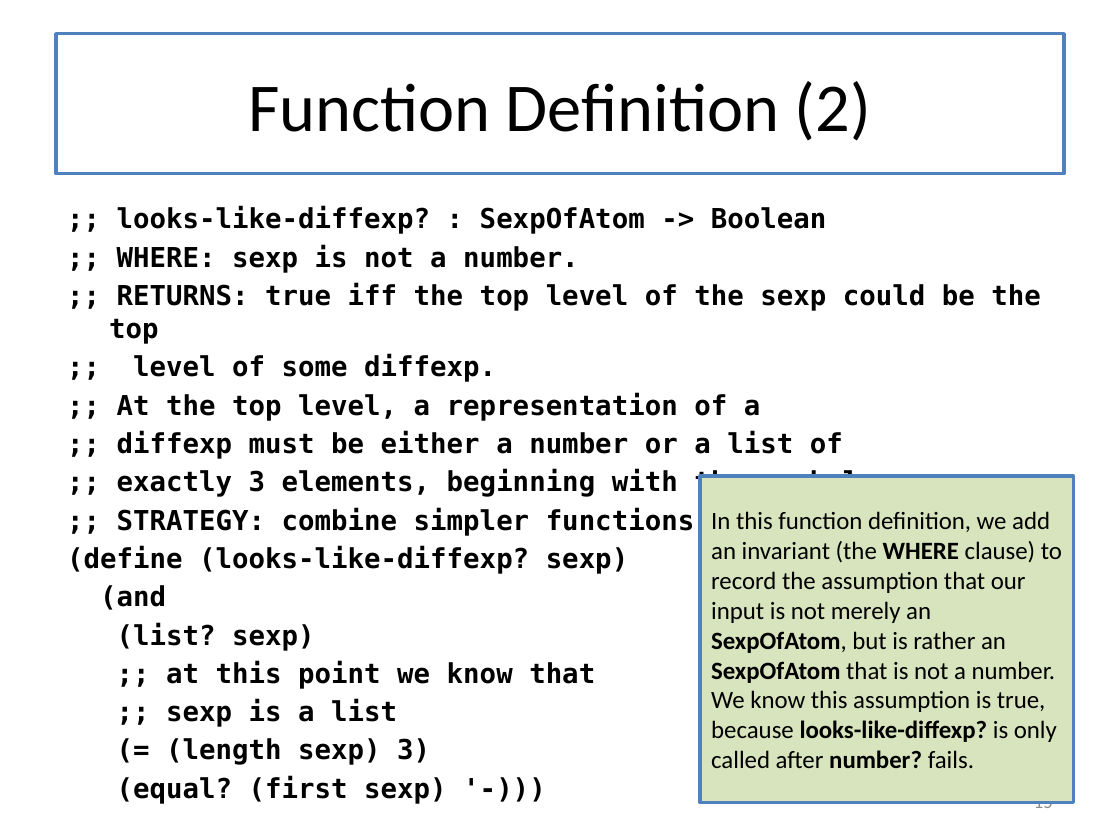
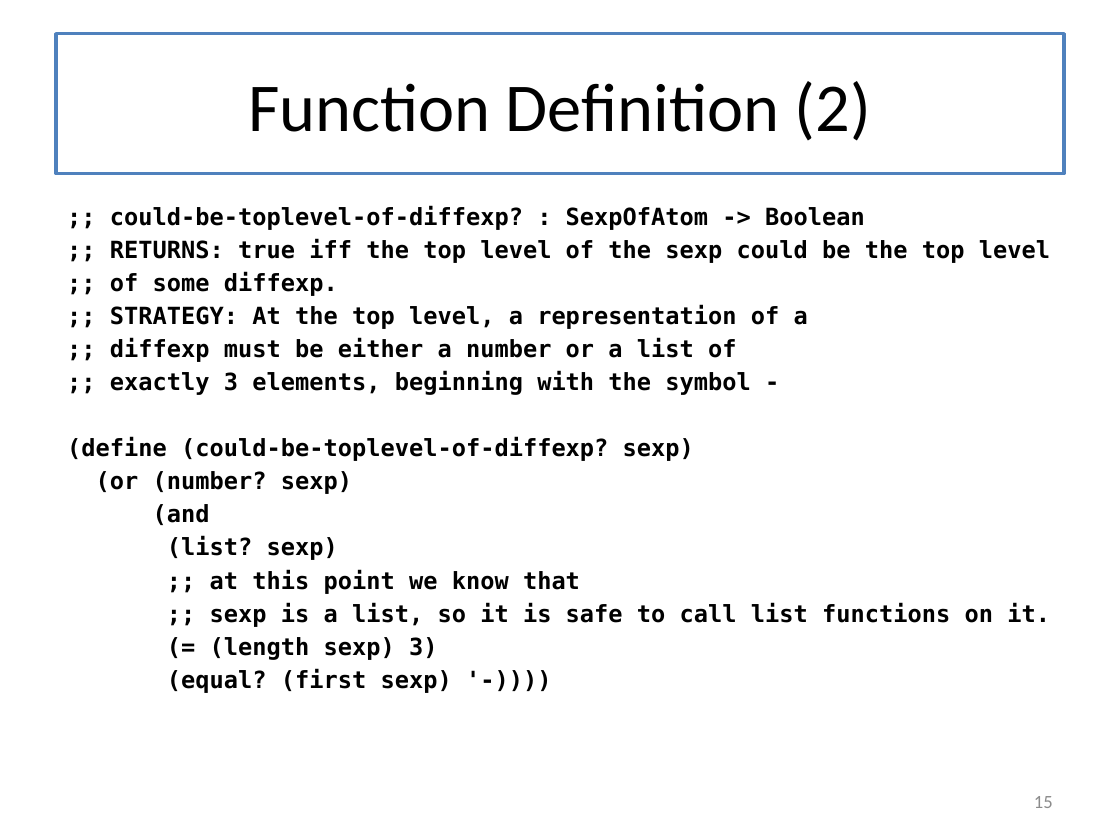
Before and after one commit to mwand/cs5010f16, a slide deck: slide 15 of Slides/Lesson 8.1 Introducing General Recursion.pptx. Drawn at 1120x840 pixels with LibreOffice and Linux fonts; fonts in the diff are those of the drawing. Boxes give left, top, right and bottom in pixels: in the first picture for what was removed or moved away, otherwise in the second. Text is boxed around its words. In the diff, an @@ line names an element or a change of style, - is before the commit and + after.

```diff
--- a/Slides/Lesson 8.1 Introducing General Recursion.pptx
+++ b/Slides/Lesson 8.1 Introducing General Recursion.pptx
@@ text at <box>110,205,1050,329</box>: text changed; size 17.6 to 15.2 pt @@
-;; looks-like-diffexp? : SexpOfAtom -> Boolean
-;; WHERE: sexp is not a number.
-;; RETURNS: true iff the top level of the sexp could be the top
-;; level of some diffexp.
-;; At the top level, a representation of a
+;; could-be-toplevel-of-diffexp? : SexpOfAtom -> Boolean
+;; RETURNS: true iff the top level of the sexp could be the top level
+;; of some diffexp.
+;; STRATEGY: At the top level, a representation of a
@@ text at <box>110,338,750,660</box>: size 17.6 to 15.2 pt in ";; diffexp must be either a number ...", ";; exactly 3 elements, beginning with the ...", "(and", "(list? sexp)" and 2 more places @@
@@ text at <box>67,437,694,494</box>: text changed; size 17.6 to 15.2 pt @@
-;; STRATEGY: combine simpler functions
-(define (looks-like-diffexp? sexp)
+(define (could-be-toplevel-of-diffexp? sexp)
+(or (number? sexp)
@@ rectangle removed at <box>700,476,1073,803</box> @@
-In this function definition, we add an invariant (the WHERE clause) to record the assumption that our input is not merely an SexpOfAtom, but is rather an SexpOfAtom that is not a number. We know this assumption is true, because looks-like-diffexp? is only called after number? fails.
@@ text at <box>210,602,1050,627</box>: text changed; size 17.6 to 15.2 pt @@
-;; sexp is a list
+;; sexp is a list, so it is safe to call list functions on it.
@@ text at <box>167,668,452,693</box>: text changed; size 17.6 to 15.2 pt @@
-(equal? (first sexp) '-)))
+(equal? (first sexp) '-))))
```
Also in this commit, not shown: 22 other slides changed, 5 slides added, 11 other files.
